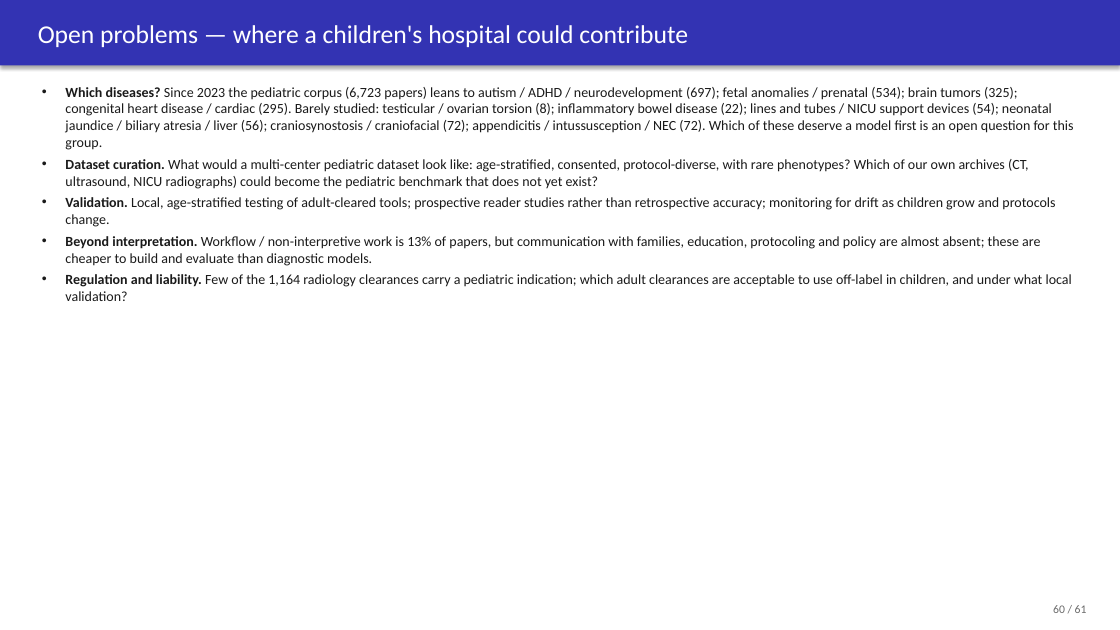
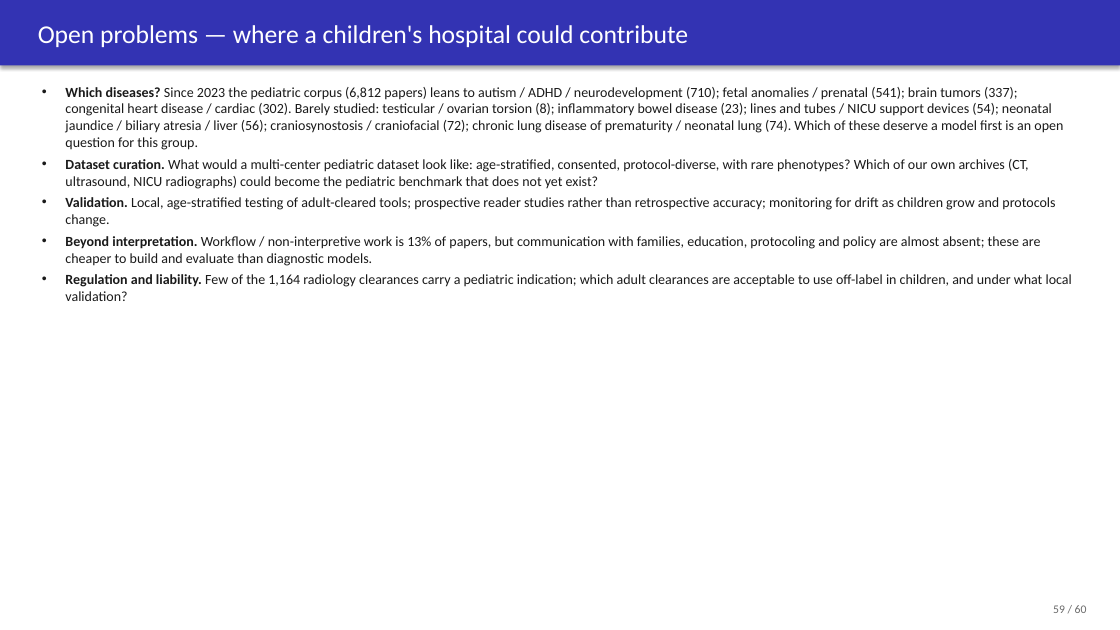
Before and after one commit to josephrich98/pediatric_radiology_ai, a slide deck: slide 59 of slides/pedrad_ai_slides.pptx (slide 60 before the commit). Drawn at 1120x630 pixels with LibreOffice and Linux fonts; fonts in the diff are those of the drawing. Boxes give left, top, right and bottom in pixels: in the first picture for what was removed or moved away, otherwise in the second. Text is boxed around its words. In the diff, an @@ line names an element or a change of style, - is before the commit and + after.

```diff
--- a/slides/pedrad_ai_slides.pptx
+++ b/slides/pedrad_ai_slides.pptx
@@ text at [65, 87, 1063, 150]: text changed @@
-• Which diseases? Since 2023 the pediatric corpus (6,723 papers) leans to autism / ADHD / neurodevelopment (697); fetal anomalies / prenatal (534); brain tumors (325); congenital heart disease / cardiac (295). Barely studied: testicular / ovarian torsion (8); inflammatory bowel disease (22); lines and tubes / NICU support devices (54); neonatal jaundice / biliary atresia / liver (56); craniosynostosis / craniofacial (72); appendicitis / intussusception / NEC (72). Which of these deserve a model first is an open question for this group.
+• Which diseases? Since 2023 the pediatric corpus (6,812 papers) leans to autism / ADHD / neurodevelopment (710); fetal anomalies / prenatal (541); brain tumors (337); congenital heart disease / cardiac (302). Barely studied: testicular / ovarian torsion (8); inflammatory bowel disease (23); lines and tubes / NICU support devices (54); neonatal jaundice / biliary atresia / liver (56); craniosynostosis / craniofacial (72); chronic lung disease of prematurity / neonatal lung (74). Which of these deserve a model first is an open question for this group.
@@ text at [1053, 605, 1087, 613]: text changed @@
-60 / 61
+59 / 60
```
Also in this commit, not shown: 59 other slides changed, 1 slide removed, 23 other files.
